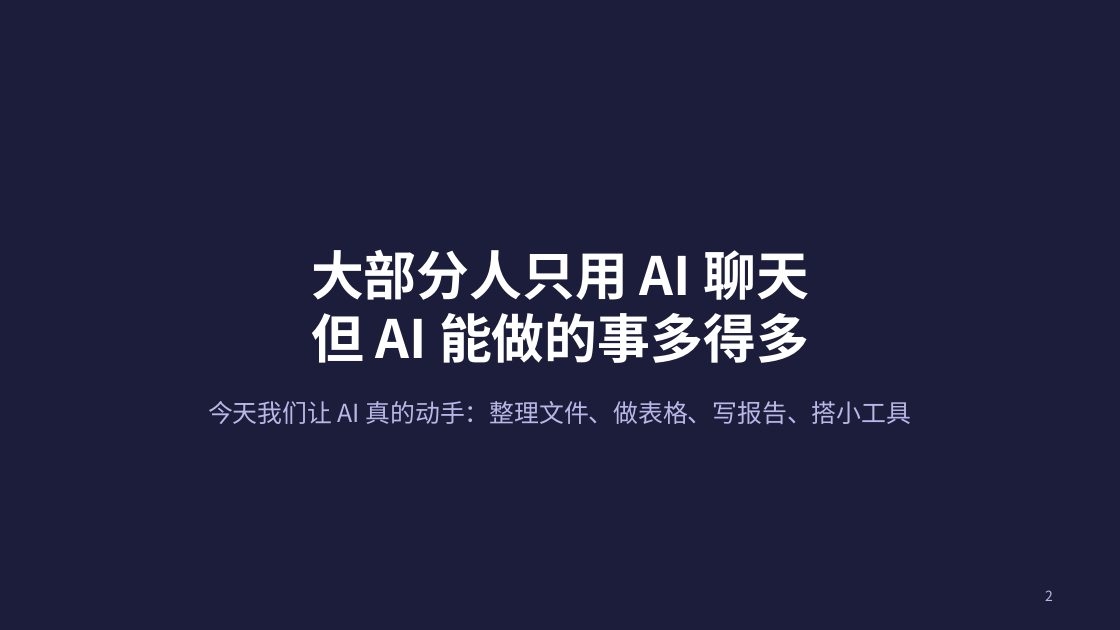
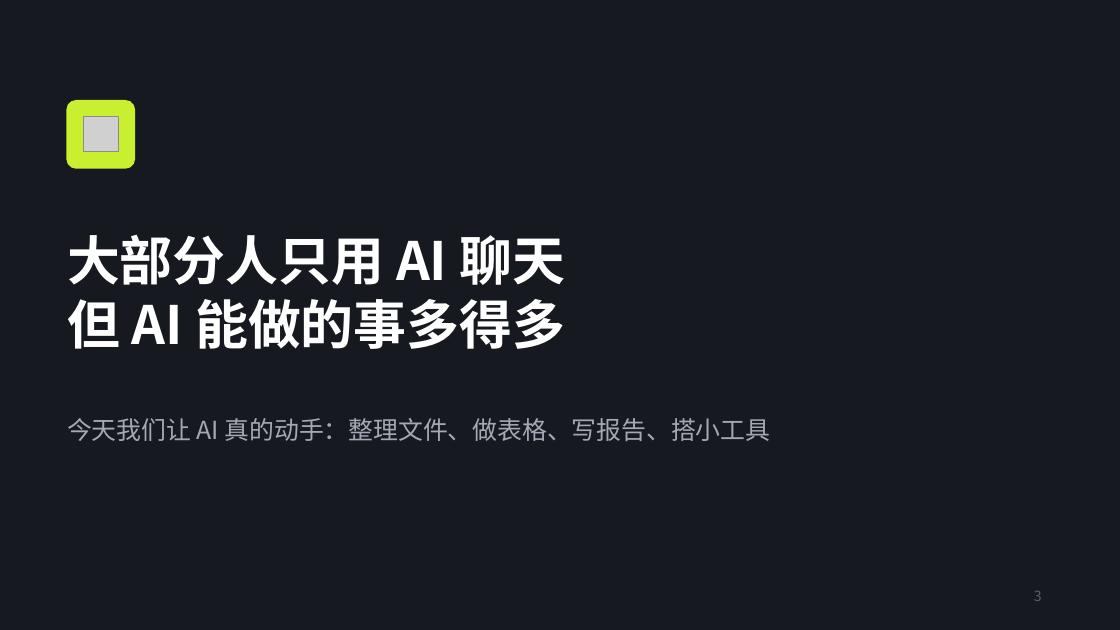
Before and after one commit to freyhuang-11/thinknova-memory, a slide deck: slide 3 of courses/小生意实用课/AI实用课_Codex提效.pptx (slide 2 before the commit). Drawn at 1120x630 pixels with LibreOffice and Linux fonts; fonts in the diff are those of the drawing; grey boxes stand for pictures. Boxes give left, top, right and bottom in pixels: in the first picture for what was removed or moved away, otherwise in the second. Text is boxed around its words. In the diff, an @@ line names an element or a change of style, - is before the commit and + after.

```diff
--- a/courses/小生意实用课/AI实用课_Codex提效.pptx
+++ b/courses/小生意实用课/AI实用课_Codex提效.pptx
@@ background #1C1D3A to #16191F @@
@@ rounded rectangle added at (67, 101, 134, 168), fill #C8F031, outline #C8F031 1 pt @@
@@ picture added at (83, 116, 118, 151) @@
@@ text "大部分人只用 AI 聊天": place and size @@
-text "大部分人只用 AI 聊天" at (311, 249, 809, 363)
+text "大部分人只用 AI 聊天" at (67, 234, 565, 349)
@@ text "大部分人只用 AI 聊天" at (67, 234, 565, 349): alignment centre to left; vertical alignment bottom to middle @@
@@ text "今天我们让 AI 真的动手：整理文件、做表格、写报告、搭小工具": place and size @@
-text "今天我们让 AI 真的动手：整理文件、做表格、写报告、搭小工具" at (208, 401, 912, 424)
+text "今天我们让 AI 真的动手：整理文件、做表格、写报告、搭小工具" at (67, 418, 771, 441)
@@ text "今天我们让 AI 真的动手：整理文件、做表格、写报告、搭小工具" at (67, 418, 771, 441): text colour #B9B6E8 to #A3A9B4; alignment centre to left; less space between paragraphs @@
@@ page number added at (1034, 591, 1042, 601), 9 pt, text #5B616E @@
+3
@@ page number removed at (1045, 590, 1053, 601) @@
-2
```
Also in this commit, not shown: 43 other slides changed, 24 slides added, 7 slides removed, 3 other files.
